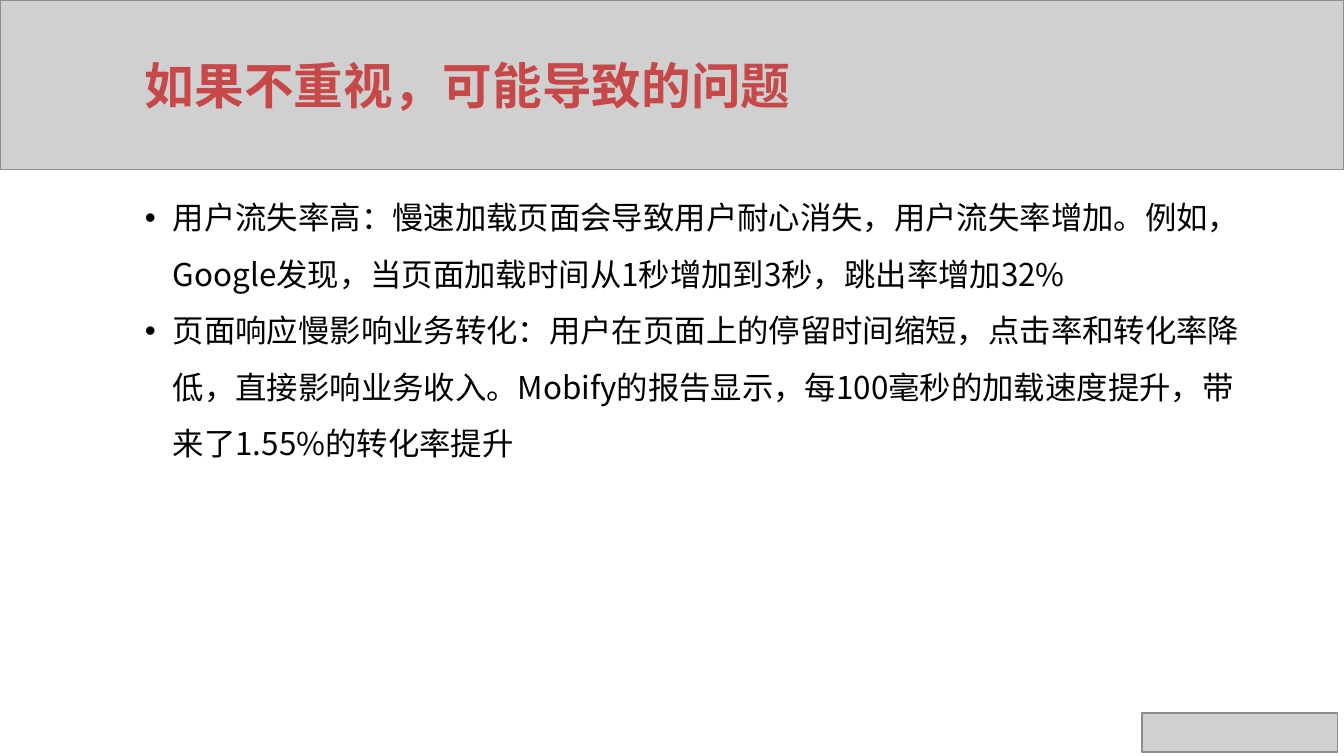
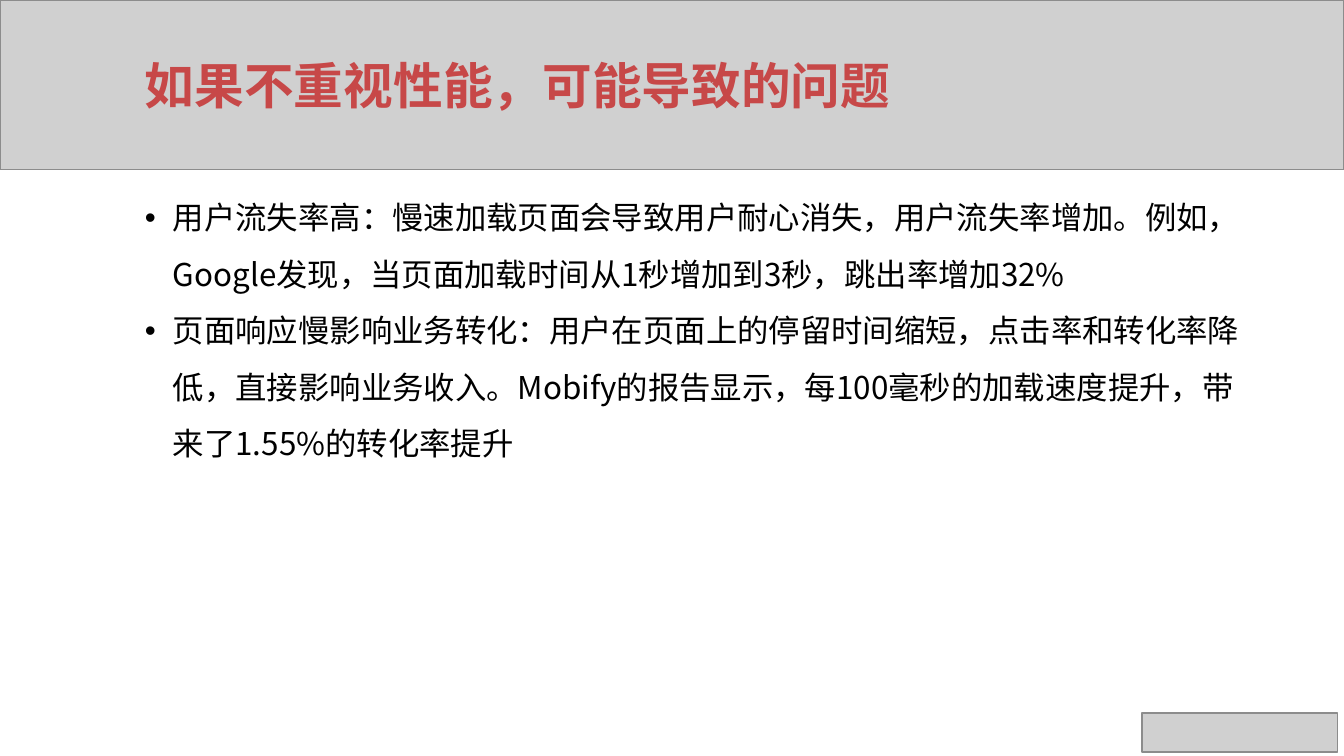
Before and after one commit to xuqunhai/python, a slide deck: slide 7 of rx/Vue项目最佳实践.pptx (slide 8 before the commit). Drawn at 1344x756 pixels with LibreOffice and Linux fonts; fonts in the diff are those of the drawing; grey boxes stand for pictures. Boxes give left, top, right and bottom in pixels: in the first picture for what was removed or moved away, otherwise in the second. Text is boxed around its words. In the diff, an @@ line names an element or a change of style, - is before the commit and + after.

```diff
--- a/rx/Vue项目最佳实践.pptx
+++ b/rx/Vue项目最佳实践.pptx
@@ text at (x1=145, y1=62, x2=890, y2=111): text changed @@
-如果不重视，可能导致的问题
+如果不重视性能，可能导致的问题
```
Also in this commit, not shown: 6 other slides changed, 8 slides removed, 1 other file.
